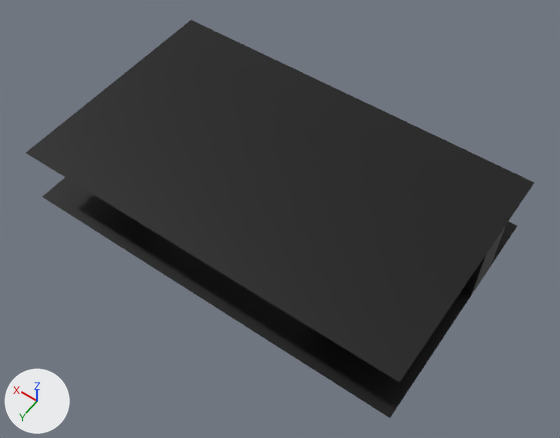
A saved change to the Blender file blender/levells/gnuchanos show studio.blend.
One viewpoint serves both versions: a 50 mm camera at (-21.0, 27.5, 44.7) aimed at (-1.2, -0.2, 1.2). The axes (+X, +Y, +Z) are drawn at lower left. The lights are the same throughout.

Objects in the first picture: 'level'.
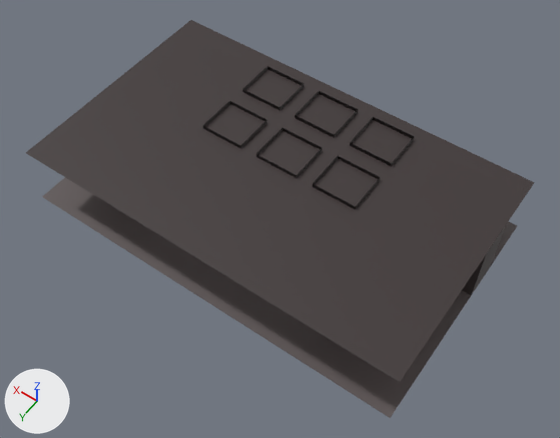
Boxes [x1, y1, x2, y2] around the edits, measured in the pictures (560 x 438 px):
'level', reshaped, modifiers changed: [26, 20, 534, 418] in both
part 1 of me_plane, added: after [295, 91, 358, 138]
part 2 of me_plane, added: after [256, 128, 322, 178]
part 3 of me_plane, added: after [349, 117, 414, 166]
part 4 of me_plane, added: after [312, 156, 380, 209]
part 5 of me_plane, added: after [243, 66, 304, 110]
part 6 of me_plane, added: after [203, 101, 267, 148]
part 7 of me_plane, built on: after [26, 20, 534, 418]
part 8 of me_plane, deleted: before [26, 20, 534, 418]
part 9 of me_plane, surface changed: before [462, 227, 505, 295]

The change, as a list of edits to the scene's bpy script:
```text
Add mat_light:
    mat_light = principled_material('light')
    mat_light.base_color = (0.8, 0.8, 0.8)  # white #e7e7e7
Change me_plane:
    used by ob_level; location = (0.0, 0.0, 0.0)
    remove me_plane.from_pydata(...)  # 118 vertices, 74 faces; spans x 0.0..15.0, y -10.4..7.6, z 0.0..4.8
    add me_plane.from_pydata(...)  # 309 vertices, 224 faces; spans x -15.0..15.0, y -10.4..7.6, z 0.0..5.1
    me_plane part 1: a new loose piece of 16 vertices spanning x -1.7..1.7, y -9.2..-6.1, z 4.7..5.1
    me_plane part 2: a new loose piece of 16 vertices spanning x -1.7..1.7, y -4.5..-1.4, z 4.7..5.1
    me_plane part 3: a new loose piece of 16 vertices spanning x -6.4..-3.0, y -9.2..-6.1, z 4.7..5.1
    me_plane part 4: a new loose piece of 16 vertices spanning x -6.4..-3.0, y -4.5..-1.4, z 4.7..5.1
    me_plane part 5: a new loose piece of 16 vertices spanning x 3.0..6.4, y -9.2..-6.1, z 4.7..5.1
    me_plane part 6: a new loose piece of 16 vertices spanning x 3.0..6.4, y -4.5..-1.4, z 4.7..5.1
    me_plane part 7: 2 vertices removed from x 0.0, y -10.4, z 0.0..4.8; 99 vertices added at x -15.0..-1.5, y -10.4..7.6, z 0.0..4.8
    me_plane part 8: 2 vertices removed from x 0.0, y 7.6, z 0.0..4.8
    me_plane part 9: 71 kept faces spanning x 0.0..15.0, y -10.4..4.1, z 0.0..4.8 get new texture (UV) coordinates
    add me_plane.materials.append(mat_light)  # white #e7e7e7
Change ob_level:
    remove _m = ob_level.modifiers.new('Mirror', 'MIRROR')
    remove _m.use_clip = True
```
